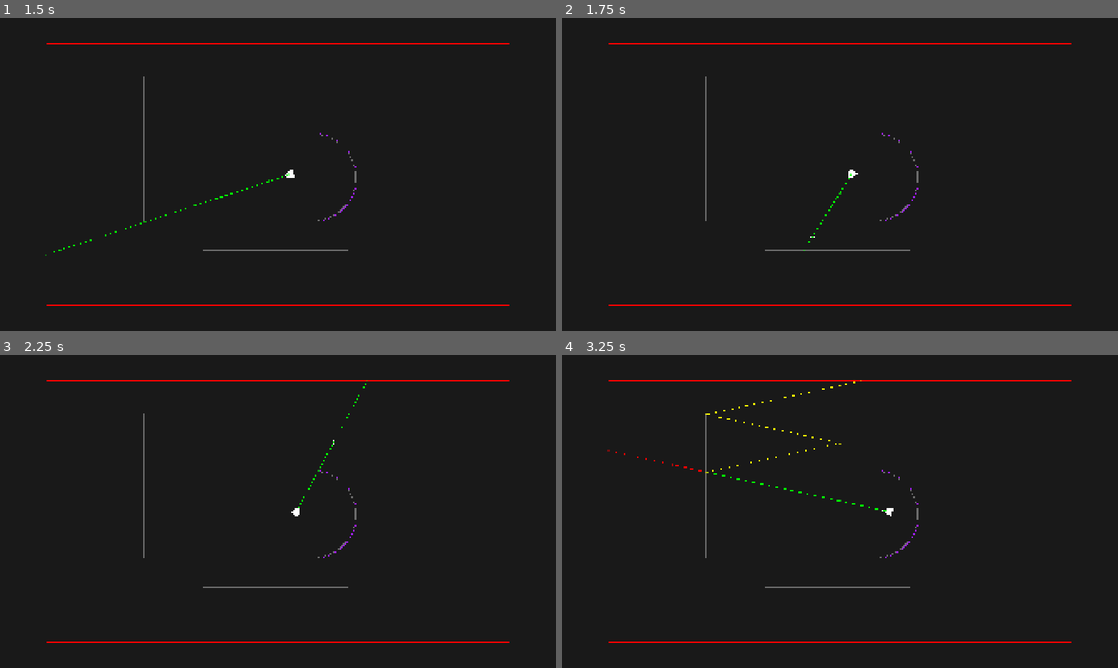
Above: before the commit, frames 1-4 (two rows, left to right).
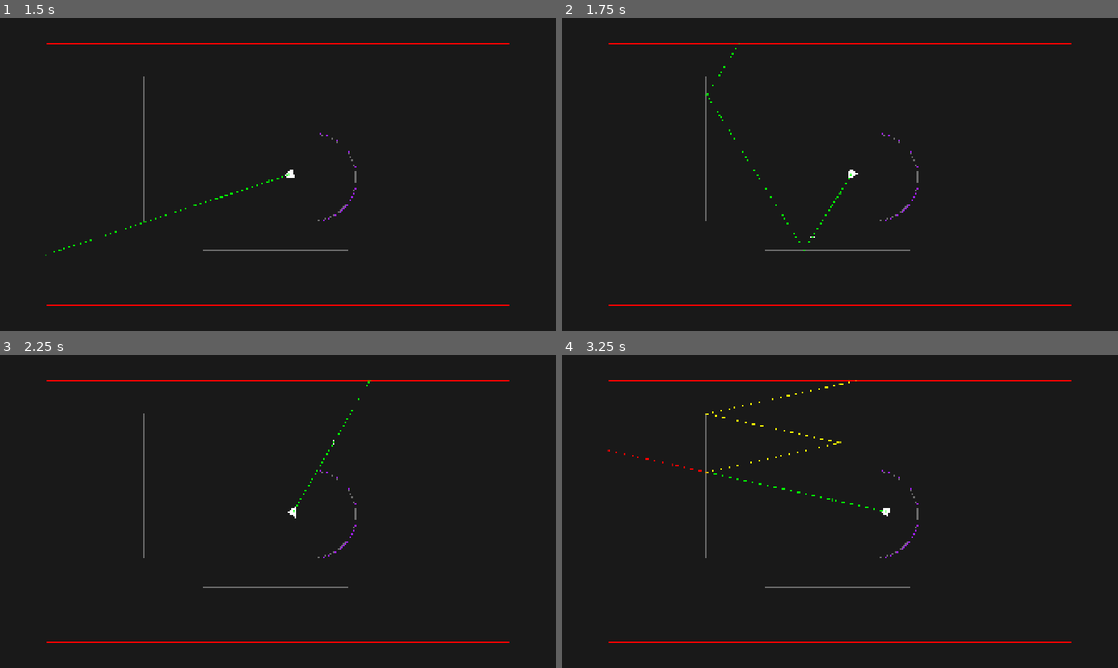
Above: after the commit, the same moments.

Repository: AlonKellner-RedHat/ricochet-game-v2
Game: Godot game, scene res://scenes/main.tscn
The game is run twice, just before and just after one commit, with the same random seed, the same clock (stepped at 60 frames per second) and the same inputs. This scene is started directly instead of the project's main scene.
Inputs (mouse positions are in pixels of both pictures, inside the frame that each line leads up to):
- Up to frame 1 (1.5 s): tap Enter at 0.5 s; move the mouse to (400, 158) at 0.52 s; hold D (move_right) 0.53-1.25 s; hold Space (fire) 0.53-1.25 s; click (400, 158) at 0.67 s; drag from (166, 190) to (250, 237) at 1.27 s
- Up to frame 2 (1.75 s): no input
- Up to frame 3 (2.25 s): tap Space (fire) at 2 s; move the mouse to (333, 442) at 2.02 s; hold D (move_right) from 2.03 s (still down); tap Alt at 2.1 s
- Up to frame 4 (3.25 s): release D (move_right) at 2.75 s; drag from (812, 574) to (673, 464) at 2.77 s

Frame 1 is identical in both runs. In frame 2, less than 0.1% of the frame differs, in the area x 25-44%, y 8-75%; in frame 3, 0.1%; in frame 4, 0.3%, in the area x 8-60%, y 8-52%.

Commit message:
Bisect commit 3: reflection formula + carrier infrastructure
New Möbius matrix for reflections (gamma=(2a,0) enables circle carriers).
Carrier field on TransformativeEffect/TrackedTransform, is_inverse_of
method (no callers yet), normalized() early return on carrier match.

Co-Authored-By: Claude Opus 4.6 <noreply@anthropic.com>

Diff:
--- a/scripts/math/effects/circle_inversion.gd
+++ b/scripts/math/effects/circle_inversion.gd
@@ -3,6 +3,7 @@
 
 func _init(carrier: GeneralizedCircle) -> void:
 	assert(not carrier.is_line(), "CircleInversionEffect requires a circle carrier (a != 0)")
+	_carrier = carrier
 	var ctr := carrier.center()
 	var r2 := carrier.radius() * carrier.radius()
 	var ctr_mod2 := ctr.x * ctr.x + ctr.y * ctr.y
@@ -13,9 +14,11 @@
 	var delta := Vector2(-ctr.x, ctr.y)
 
 	_mobius = MobiusTransform.new(alpha, beta, gamma, delta, true)
-	_tracked = TrackedTransform.from_self_inverse(_mobius)
+	_tracked = TrackedTransform.from_self_inverse(_mobius, carrier)
 
 func normalized(carrier: GeneralizedCircle) -> Effect:
+	if carrier == _carrier:
+		return self
 	return CircleInversionEffect.new(carrier)
 
 func get_display_name() -> String:
--- a/scripts/math/effects/reflection_effect.gd
+++ b/scripts/math/effects/reflection_effect.gd
@@ -2,23 +2,17 @@
 extends TransformativeEffect
 
 func _init(carrier: GeneralizedCircle) -> void:
-	var norm: float = sqrt(carrier.b * carrier.b + carrier.c * carrier.c)
-	var b_n: float = carrier.b / norm
-	var c_n: float = carrier.c / norm
-	var d_n: float = carrier.d / norm
-
-	var n := Vector2(b_n, c_n)
-	var n_conj := MobiusTransform.cconj(n)
-
-	var alpha := -n_conj
-	var beta := Vector2(-2.0 * d_n * n_conj.x, -2.0 * d_n * n_conj.y)
-	var gamma := Vector2(0, 0)
-	var delta := n
-
+	_carrier = carrier
+	var alpha := Vector2(-carrier.b, -carrier.c)
+	var beta := Vector2(-2.0 * carrier.d, 0.0)
+	var gamma := Vector2(2.0 * carrier.a, 0.0)
+	var delta := Vector2(carrier.b, -carrier.c)
 	_mobius = MobiusTransform.new(alpha, beta, gamma, delta, true)
-	_tracked = TrackedTransform.from_self_inverse(_mobius)
+	_tracked = TrackedTransform.from_self_inverse(_mobius, carrier)
 
 func normalized(carrier: GeneralizedCircle) -> Effect:
+	if carrier == _carrier:
+		return self
 	return ReflectionEffect.new(carrier)
 
 func get_display_name() -> String:
--- a/scripts/math/effects/transformative_effect.gd
+++ b/scripts/math/effects/transformative_effect.gd
@@ -6,6 +6,7 @@
 
 var _mobius: MobiusTransform
 var _tracked: TrackedTransform
+var _carrier: GeneralizedCircle
 
 func get_mobius() -> MobiusTransform:
 	return _mobius
--- a/scripts/math/tracked_transform.gd
+++ b/scripts/math/tracked_transform.gd
@@ -3,11 +3,13 @@
 
 var mobius: MobiusTransform
 var inverse: TrackedTransform
+var carrier: GeneralizedCircle = null
 
-static func from_self_inverse(m: MobiusTransform) -> TrackedTransform:
+static func from_self_inverse(m: MobiusTransform, p_carrier: GeneralizedCircle = null) -> TrackedTransform:
 	var t := TrackedTransform.new()
 	t.mobius = m
 	t.inverse = t
+	t.carrier = p_carrier
 	return t
 
 static func from_pair(forward: MobiusTransform, backward: MobiusTransform) -> TrackedTransform:
@@ -19,6 +21,21 @@
 	b.inverse = f
 	return f
 
+func is_inverse_of(other: TrackedTransform) -> bool:
+	if inverse == other:
+		return true
+	if carrier == null or other.carrier == null:
+		return false
+	if carrier.is_line() != other.carrier.is_line():
+		return false
+	if carrier.is_line():
+		var mag1 := sqrt(carrier.b * carrier.b + carrier.c * carrier.c)
+		var mag2 := sqrt(other.carrier.b * other.carrier.b + other.carrier.c * other.carrier.c)
+		if mag1 < 1e-10 or mag2 < 1e-10:
+			return false
+		return absf(carrier.b / mag1 - other.carrier.b / mag2) < 1e-6 and absf(carrier.c / mag1 - other.carrier.c / mag2) < 1e-6 and absf(carrier.d / mag1 - other.carrier.d / mag2) < 1e-6
+	return carrier.center().distance_to(other.carrier.center()) < 1e-6 and absf(carrier.radius() - other.carrier.radius()) < 1e-6
+
 static func identity() -> TrackedTransform:
 	var t := TrackedTransform.new()
 	t.mobius = MobiusTransform.identity()
